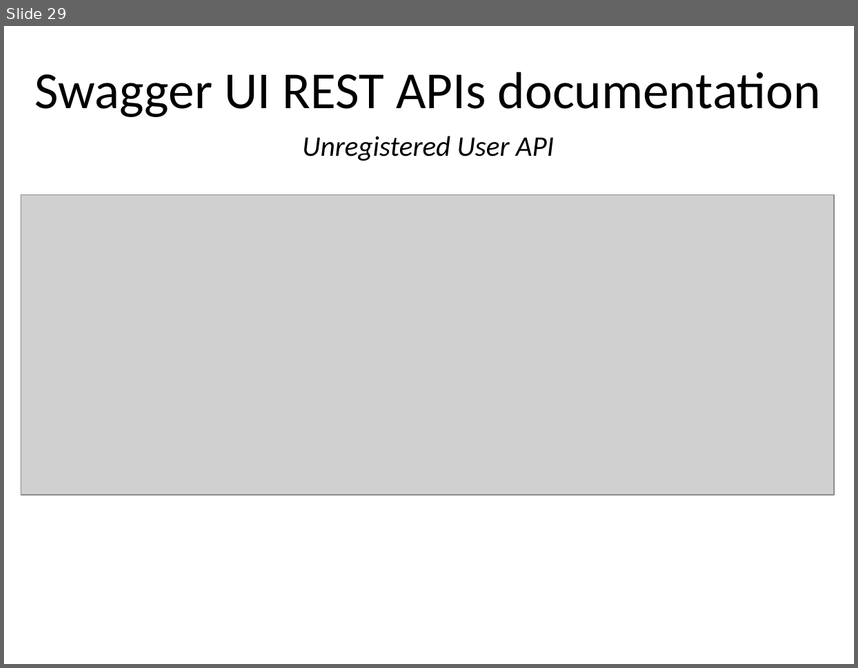
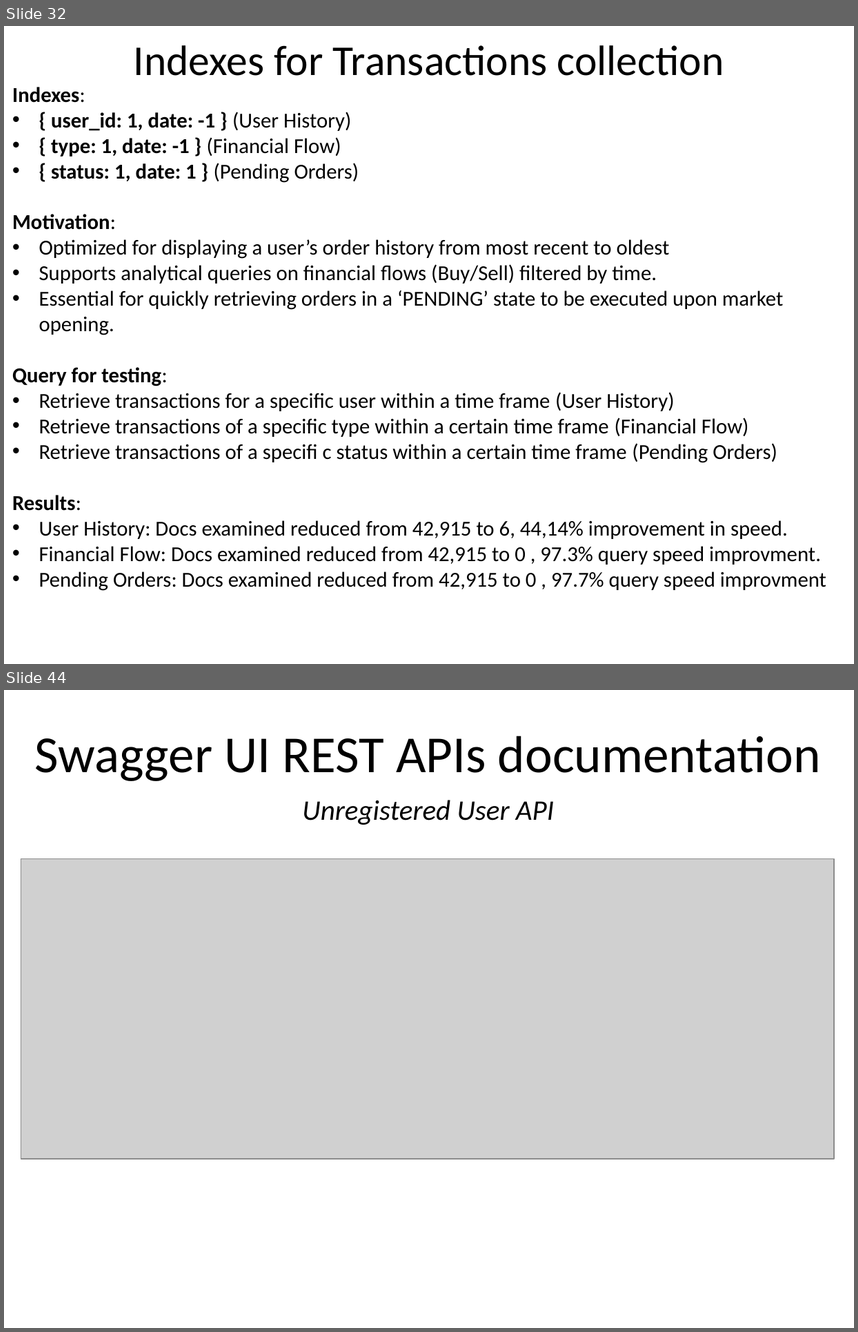
Before and after one commit to Arzazrel/Project_LSMSDB_25, a slide deck: documentation/Project_Presentation_MyFuture_Diana.pptx. Shown one above the other, each under a label of ours: slide 29 before the commit, slides 32 and 44 after it; the slides between them are not shown. The pictures are 858x668 and 858x1332 pixels, drawn with LibreOffice and Linux fonts; fonts in the diff are those of the drawing; grey boxes stand for pictures; background and template pictures are left out. Boxes give left, top, right and bottom in pixels: in the first picture for what was removed or moved away, otherwise in the second. Text is boxed around its words. In the diff, an @@ line names an element or a change of style, - is before the commit and + after.

```diff
--- a/documentation/Project_Presentation_MyFuture_Diana.pptx
+++ b/documentation/Project_Presentation_MyFuture_Diana.pptx
@@ slide 32 added at (4,26,854,664), background #FFFFFF @@
@@ title added at (134,45,724,76), 36 pt, text #000000 @@
+Indexes for Transactions collection
@@ text added at (12,87,826,590), 18 pt, text #000000 @@
+Indexes:
+• { user_id: 1, date: -1 } (User History)
+• { type: 1, date: -1 } (Financial Flow)
+• { status: 1, date: 1 } (Pending Orders)
+Motivation:
+• Optimized for displaying a user’s order history from most recent to oldest
+• Supports analytical queries on financial flows (Buy/Sell) filtered by time.
+• Essential for quickly retrieving orders in a ‘PENDING’ state to be executed upon market opening.
+Query for testing:
+• Retrieve transactions for a specific user within a time frame (User History)
+• Retrieve transactions of a specific type within a certain time frame (Financial Flow)
+• Retrieve transactions of a specifi c status within a certain time frame (Pending Orders)
+Results:
+• User History: Docs examined reduced from 42,915 to 6, 44,14% improvement in speed.
+• Financial Flow: Docs examined reduced from 42,915 to 0 , 97.3% query speed improvment.
+• Pending Orders: Docs examined reduced from 42,915 to 0 , 97.7% query speed improvment
@@ what was slide 29 is now slide 44 @@
```
Also in this commit, not shown: 7 slides changed, 36 other slides added, 19 slides removed, 2 other files.
